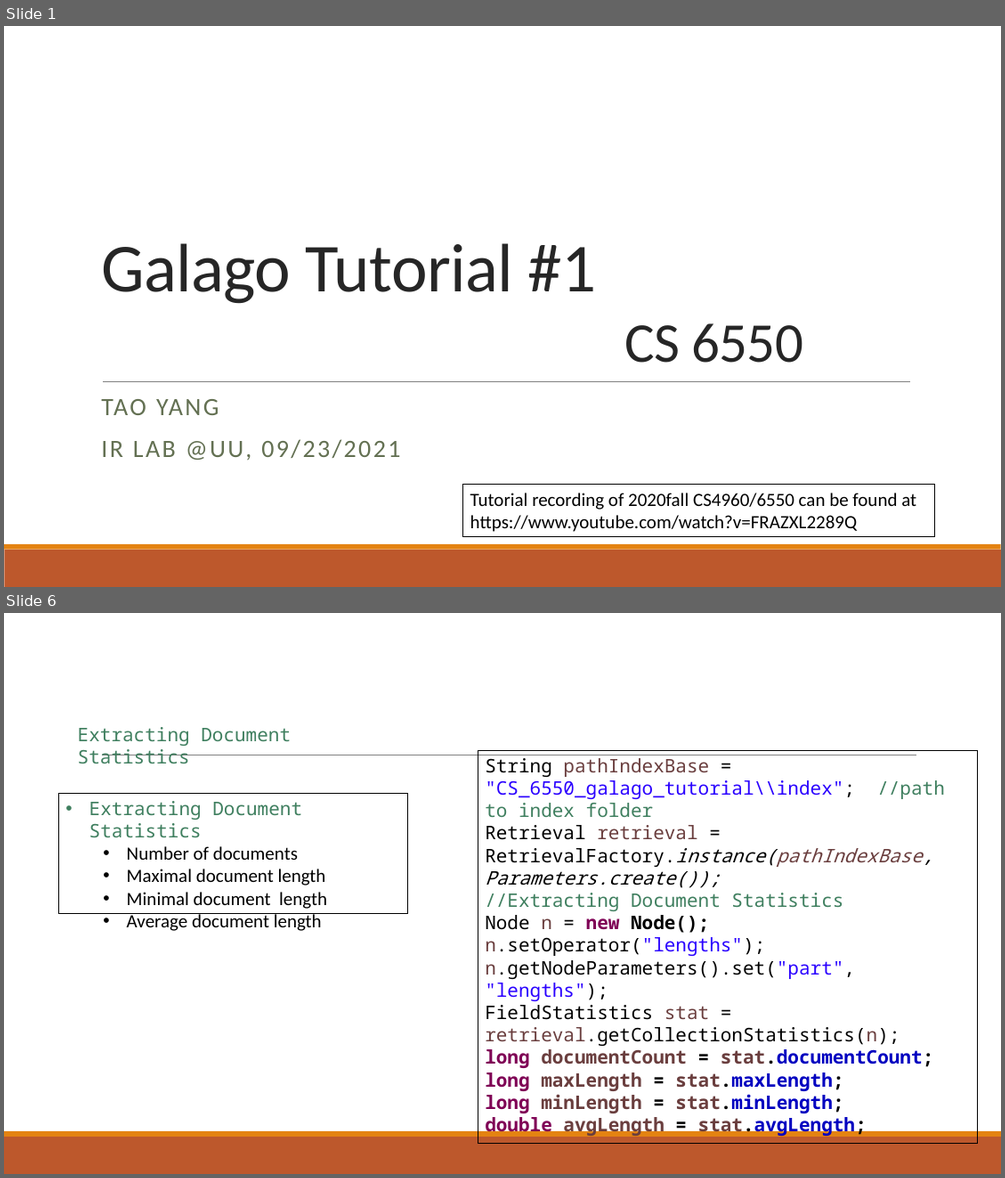
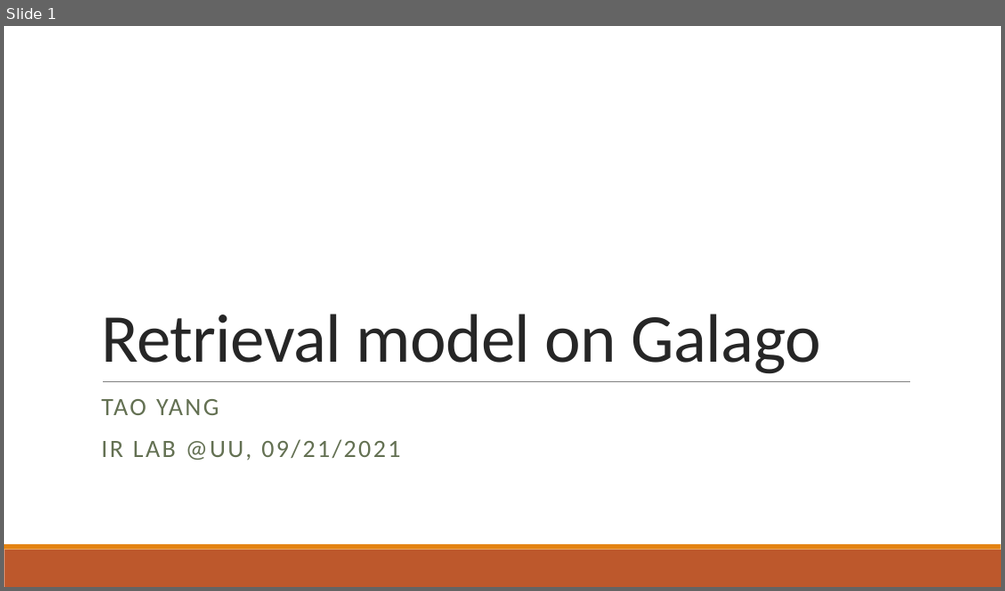
Before and after one commit to Taosheng-ty/CS_6550_galago_tutorial, a slide deck: tutorial_2.pptx. Shown one above the other, each under a label of ours: slides 1 and 6 before the commit, slide 1 after it; the slides between them are not shown. The pictures are 1005x1178 and 1005x591 pixels, drawn with LibreOffice and Linux fonts; fonts in the diff are those of the drawing. Boxes give left, top, right and bottom in pixels: in the first picture for what was removed or moved away, otherwise in the second. Text is boxed around its words. In the diff, an @@ line names an element or a change of style, - is before the commit and + after.

Commit message:
update tutorial_2

```diff
--- a/tutorial_2.pptx
+++ b/tutorial_2.pptx
@@ slide 6 removed at box(4, 613, 1001, 1174), background #FFFFFF; not listed: 2 template elements that a slide beside it also shows @@
@@ text removed at box(78, 727, 291, 763) @@
-Extracting Document Statistics
@@ line removed from (102, 755) to (917, 755) @@
@@ rectangle removed at box(477, 751, 978, 1143) @@
-String pathIndexBase = "CS_6550_galago_tutorial\\index"; //path to index folder
-Retrieval retrieval = RetrievalFactory.instance(pathIndexBase, Parameters.create());
-//Extracting Document Statistics
-Node n = new Node();
-n.setOperator("lengths");
-n.getNodeParameters().set("part", "lengths");
-FieldStatistics stat = retrieval.getCollectionStatistics(n);
-long documentCount = stat.documentCount;
-long maxLength = stat.maxLength;
-long minLength = stat.minLength;
-double avgLength = stat.avgLength;
@@ rectangle removed at box(58, 793, 408, 915) @@
-• Extracting Document Statistics
-  • Number of documents
-  • Maximal document length
-  • Minimal document length
-  • Average document length
@@ slide 1 changed as well @@
@@ title at box(101, 313, 821, 374): text changed @@
-Galago Tutorial #1
-CS 6550
+Retrieval model on Galago
@@ subtitle at box(101, 439, 400, 460): text changed @@
-IR LAB @UU, 09/23/2021
+IR LAB @UU, 09/21/2021
@@ rectangle removed at box(463, 483, 935, 537) @@
-Tutorial recording of 2020fall CS4960/6550 can be found at
-https://www.youtube.com/watch?v=FRAZXL2289Q
```
Also in this commit, not shown: 1 other slide changed, 4 slides added, 5 other slides removed.
